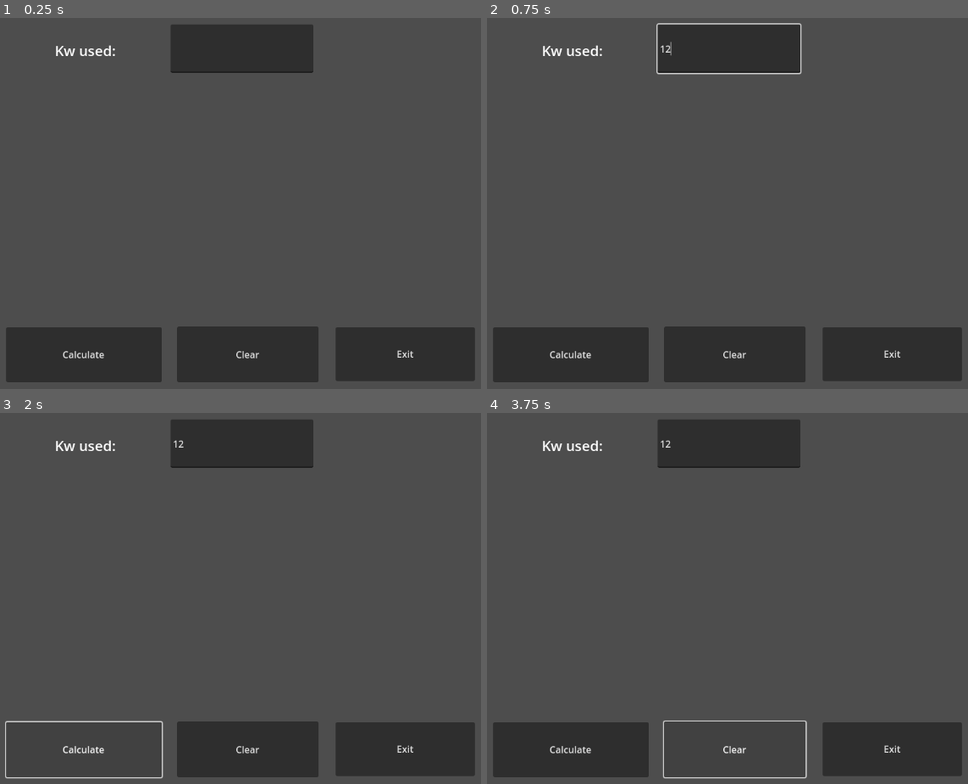
Above: before the commit, frames 1-4 (two rows, left to right).
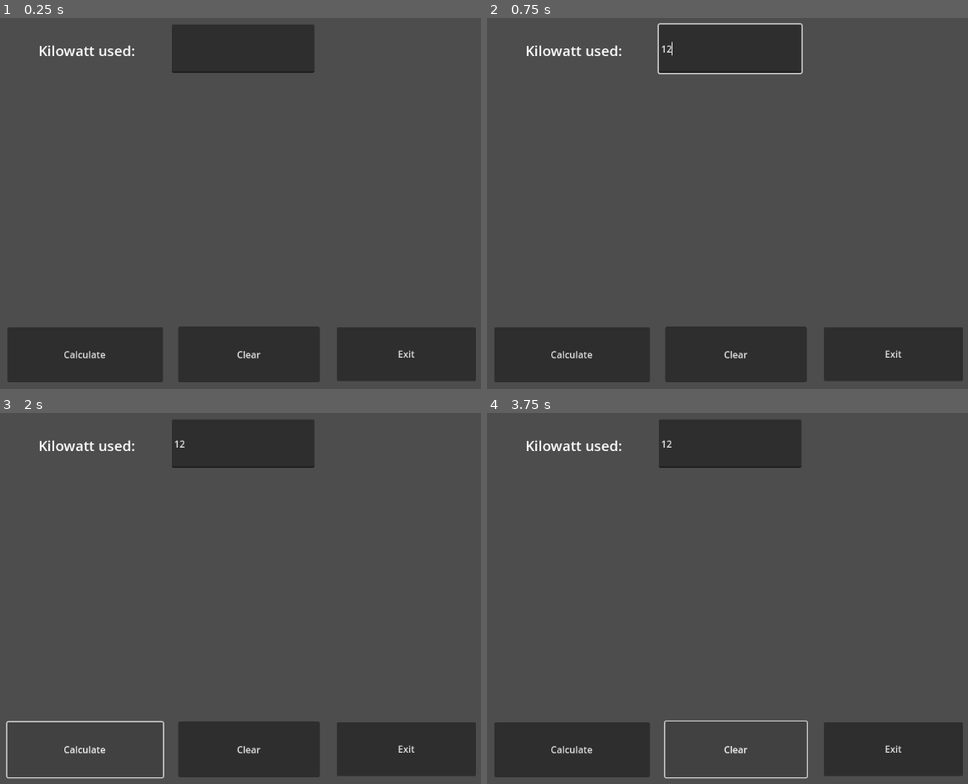
Above: after the commit, the same moments.

Repository: pepparwalsh/game-Design-1
Game: Godot game, scene res://prog_93a.tscn
The game is run twice, just before and just after one commit, with the same random seed, the same clock (stepped at 60 frames per second) and the same inputs. This scene is started directly instead of the project's main scene.
Inputs (mouse positions are in pixels of both pictures, inside the frame that each line leads up to):
- Up to frame 1 (0.25 s): no input
- Up to frame 2 (0.75 s): click (727, 47) at 0.52 s; type "12" at 0.6 s
- Up to frame 3 (2 s): click "Calculate" at 1.25 s
- Up to frame 4 (3.75 s): click "Clear" at 2 s; click "Calculate" at 2.75 s; click "Clear" at 3.5 s

The runs differ from the first frame. In frame 1, 0.7% of the frame differs, in the area x 1-99%, y 1-98%; in frame 2, 0.8%; in frame 3, 0.8%; in frame 4, 0.8%, in the area x 1-99%, y 1-99%.

Commit message:
anything

Diff:
--- a/prog_82a.gd
+++ b/prog_82a.gd
@@ -23,8 +23,3 @@
 
 func _on_clear_pressed():
 	$lblOut.text = ""
-
-
-
-func _on_exit_pressed():
-	get_tree().quit()
--- /dev/null
+++ b/prog_93a.gd
@@ -0,0 +1,11 @@
+extends Control
+
+
+# Called when the node enters the scene tree for the first time.
+func _ready():
+	pass # Replace with function body.
+
+
+# Called every frame. 'delta' is the elapsed time since the previous frame.
+func _process(delta):
+	pass
--- a/prog_93a.tscn
+++ b/prog_93a.tscn
@@ -1,4 +1,6 @@
-[gd_scene load_steps=2 format=3 uid="uid://xnbleif1omxw"]
+[gd_scene load_steps=3 format=3 uid="uid://xnbleif1omxw"]
+
+[ext_resource type="Script" path="res://prog_93a.gd" id="1_t2ej5"]
 
 [sub_resource type="LabelSettings" id="LabelSettings_5w3mt"]
 font_size = 24
@@ -8,8 +10,11 @@
 anchors_preset = 15
 anchor_right = 1.0
 anchor_bottom = 1.0
+offset_left = 2.0
+offset_right = 2.0
 grow_horizontal = 2
 grow_vertical = 2
+script = ExtResource("1_t2ej5")
 
 [node name="calculate" type="Button" parent="."]
 layout_mode = 0
@@ -41,7 +46,7 @@
 offset_top = 32.0
 offset_right = 280.0
 offset_bottom = 107.0
-text = "Kw used:"
+text = "Kilowatt used:"
 label_settings = SubResource("LabelSettings_5w3mt")
 horizontal_alignment = 1
 vertical_alignment = 1
@@ -52,3 +57,10 @@
 offset_top = 24.0
 offset_right = 545.0
 offset_bottom = 107.0
+
+[node name="Label2" type="Label" parent="."]
+layout_mode = 0
+offset_left = 66.0
+offset_top = 210.0
+offset_right = 770.0
+offset_bottom = 435.0
